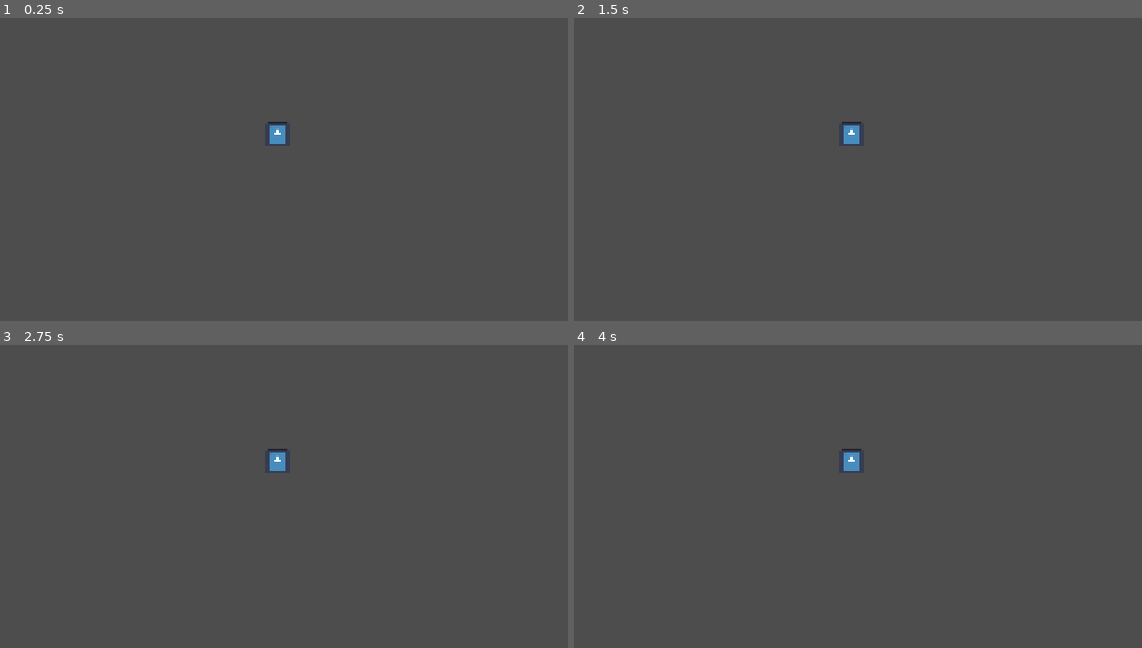
Above: before the commit, frames 1-4 (two rows, left to right).
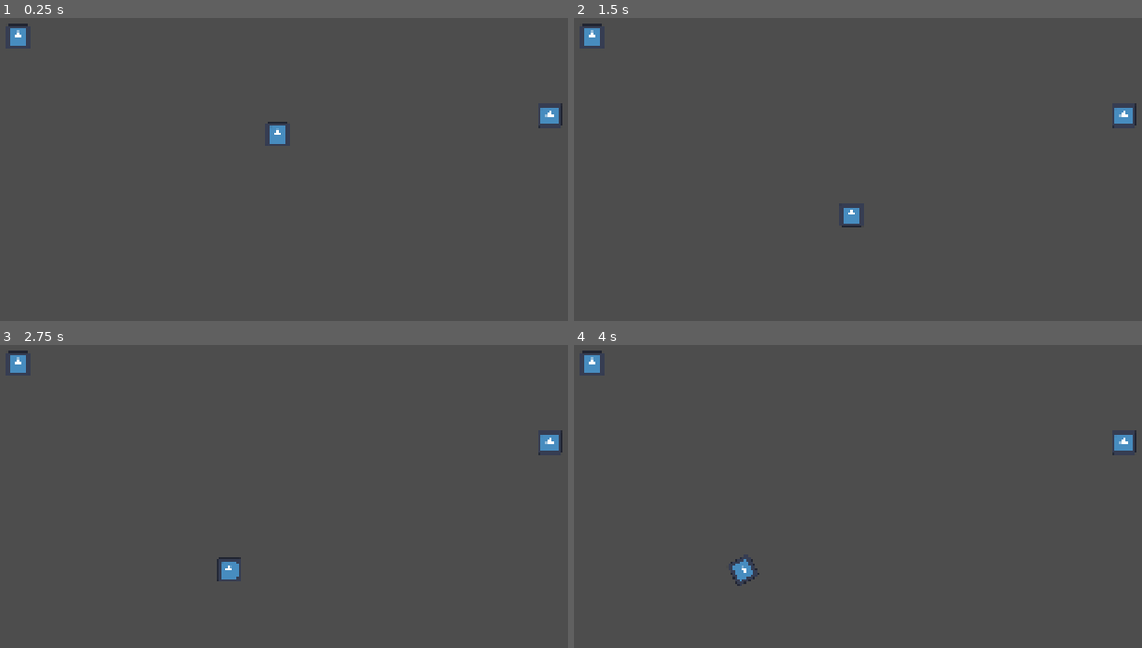
Above: after the commit, the same moments.

Repository: Lord-Technobabble/AlwaysABiggerShip
Game: Godot game, scene res://DEBUG/debug_game_scene.tscn
Same seed, same stepped clock (60 frames per second), same inputs: the game is played once before the commit and once after it. The engine's default icon, where the game draws it, is replaced by a stand-in: a white triangle on a blue panel in a dark square.
Inputs:
- Up to frame 1 (0.25 s): no input
- Up to frame 2 (1.5 s): tap Enter at 0.5 s; hold S (go_aft) 0.53-1.28 s; tap W (go_fore) at 1.35 s
- Up to frame 3 (2.75 s): hold Q (go_port) from 2.03 s (still down)
- Up to frame 4 (4 s): release Q (go_port) at 2.78 s; tap E (go_starboard) at 2.85 s; hold A (rotate_to_port) from 3.53 s (still down)

The runs differ from the first frame. In frame 1, 0.4% of the frame differs, in the area x 1-100%, y 1-37%; in frame 2, 0.8%; in frame 3, 0.8%, in the area x 1-100%, y 1-78%; in frame 4, 0.8%.
Error before the commit: Invalid call to function 'attach_to_ship' in base 'Area2D (Component)'. Expected 2 argument(s). (res://Scenes/ship.gd:73)

Commit message:
tried to add component attaching

Diff:
--- a/DEBUG/debug_game_scene.tscn
+++ b/DEBUG/debug_game_scene.tscn
@@ -1,8 +1,15 @@
 [gd_scene format=3 uid="uid://8wgyr08vb05m"]
 
 [ext_resource type="PackedScene" uid="uid://cms0v20uvvbdg" path="res://DEBUG/debug_ship.tscn" id="1_eybcx"]
+[ext_resource type="PackedScene" uid="uid://duxliy6m82d2t" path="res://Scenes/Components/component.tscn" id="2_cxlck"]
 
 [node name="DebugGameScene" type="Node2D" unique_id=1838896505]
 
 [node name="DebugShip" parent="." unique_id=990183846 instance=ExtResource("1_eybcx")]
 position = Vector2(969, 597)
+
+[node name="GenericComponent" parent="." unique_id=403831328 instance=ExtResource("2_cxlck")]
+position = Vector2(296, 344)
+
+[node name="GenericComponent2" parent="." unique_id=1892740690 instance=ExtResource("2_cxlck")]
+position = Vector2(1674, 548)
--- a/Helpers/bi_map.gd
+++ b/Helpers/bi_map.gd
@@ -23,3 +23,9 @@
 func erase_b(b: Variant):
 	var a = _b_to_a[b]
 	erase_a(a)
+
+func has_a(a: Variant):
+	return _a_to_b.has(a)
+
+func has_b(b: Variant):
+	return _b_to_a.has(b)
--- a/Scenes/Components/component.gd
+++ b/Scenes/Components/component.gd
@@ -1,31 +1,50 @@
 class_name Component
 extends Area2D
+
+signal connection_requested(static_connector: Connector,
+							non_static_connector: Connector)
 
 @export var component_stats: ComponentStats
 
 var owner_ship: Ship = null
 var ship_coord = Vector2i(0, 0)
+var connectors: Array[Connector] = []
 
 # Called when the node enters the scene tree for the first time.
 func _ready() -> void:
-	pass # Replace with function body.
+	for connector in $Connectors.get_children():
+		connectors.append(connector)
 
+	for connector in connectors:
+		connector.connection_requested.connect(connector_connection_requested) #Try to say that twice :)
 
 # Called every frame. 'delta' is the elapsed time since the previous frame.
 func _process(_delta: float) -> void:
 	pass
 
-func attach_to_ship(ship: Ship, coords: Vector2i):
+func attach_to_ship(ship: Ship):
 	if owner_ship != null:
 		push_error("Component is already attached to ship")
 		return
 	owner_ship = ship
-	ship_coord = coords
-	component_stats.attach_to_ship(owner_ship)
+
+	if component_stats == null:
+		push_error("Trying to attach a component without stats")
+
+	else:
+		component_stats.attach_to_ship(owner_ship)
 
 func detach_from_ship():
 	if owner_ship == null:
 		push_warning("Component is not attached to ship, so cannot remove")
 		return
-	component_stats.detach_from_ship(owner_ship)
+
+	if component_stats == null:
+		push_error("Trying to attach a component without stats")
+
+	else:
+		component_stats.detach_from_ship(owner_ship)
 	owner_ship = null
+
+func connector_connection_requested(sc: Connector, nsc: Connector):
+	connection_requested.emit(sc, nsc)
--- a/Scenes/Components/component.tscn
+++ b/Scenes/Components/component.tscn
@@ -17,18 +17,26 @@
 [node name="ComponentCollisionShape" type="CollisionShape2D" parent="." unique_id=1078888413]
 shape = SubResource("RectangleShape2D_g4v7s")
 
-[node name="Connector" type="Node2D" parent="." unique_id=982104182]
+[node name="Connectors" type="Node2D" parent="." unique_id=982104182]
 
-[node name="RightConnector" parent="Connector" unique_id=165240547 instance=ExtResource("3_p8ofj")]
+[node name="RightConnector" parent="Connectors" unique_id=165240547 node_paths=PackedStringArray("parent") instance=ExtResource("3_p8ofj")]
 position = Vector2(32, 1.9073486e-06)
+connection_coords = Vector2i(1, 0)
+parent = NodePath("../..")
 
-[node name="LeftConnector" parent="Connector" unique_id=1192369320 instance=ExtResource("3_p8ofj")]
+[node name="LeftConnector" parent="Connectors" unique_id=1192369320 node_paths=PackedStringArray("parent") instance=ExtResource("3_p8ofj")]
 position = Vector2(-31.999998, 0)
+connection_coords = Vector2i(-1, 0)
+parent = NodePath("../..")
 
-[node name="TopConnector" parent="Connector" unique_id=995239339 instance=ExtResource("3_p8ofj")]
+[node name="TopConnector" parent="Connectors" unique_id=995239339 node_paths=PackedStringArray("parent") instance=ExtResource("3_p8ofj")]
 position = Vector2(0, -32)
 rotation = 1.5707964
+connection_coords = Vector2i(0, -1)
+parent = NodePath("../..")
 
-[node name="BottomConnector" parent="Connector" unique_id=348781827 instance=ExtResource("3_p8ofj")]
+[node name="BottomConnector" parent="Connectors" unique_id=348781827 node_paths=PackedStringArray("parent") instance=ExtResource("3_p8ofj")]
 position = Vector2(0, 32)
 rotation = 1.5707964
+connection_coords = Vector2i(0, 1)
+parent = NodePath("../..")
--- a/Scenes/connector.gd
+++ b/Scenes/connector.gd
@@ -1,19 +1,21 @@
 class_name Connector
 extends Area2D
 
-signal connection_requested(to, from)
+#Signal emited when
+signal connection_requested(static_connector: Connector, non_static_connector: Connector)
 
 #TODO handle disabling the hitbox when inactive/unconnected
+
+#For disabling specific connectors
 @export var is_active: bool = true
 
-var is_occupied: bool:
-	get:
-		return connected_to != null
+#Only a static and a non static connector can connect
+@export var is_static: bool = false
 
-var connected_to: Node2D = null
+@export var connection_coords: Vector2i = Vector2i(0, 0)
+@export var parent: Node2D
 
-#Used to determine which connector will want to move to which
-var will_parent: bool = false
+var is_occupied: bool = false
 
 # Called when the node enters the scene tree for the first time.
 func _ready() -> void:
@@ -21,11 +23,11 @@
 
 
 # Called every frame. 'delta' is the elapsed time since the previous frame.
-func _process(delta: float) -> void:
+func _process(_delta: float) -> void:
 	pass
 
 func can_connect() -> bool:
-	return is_active and !is_connected
+	return is_active and is_static and !is_occupied
 
 func _on_area_entered(area: Area2D) -> void:
 		#Cannot connect to the connector, we don't care about it
@@ -35,6 +37,12 @@
 	if area is not Connector:
 		return
 
-	var connector: Connector = area
+	var other_connector: Connector = area
 
-	connection_requested.emit(self, connector)
+	if other_connector.is_static:
+		return
+
+	if other_connector.parent == null:
+		push_error("There is a connector to nothing just floating")
+
+	connection_requested.emit(self, other_connector)
--- a/Scenes/ship.gd
+++ b/Scenes/ship.gd
@@ -9,6 +9,10 @@
 #Movement Cutoffs
 const ROT_CUTOFF = 0.1
 const SPEED_CUTOFF = 1
+
+#Bimap for easy two way component lookup
+#Cause Godot doesn't let me set my own variant type its {Vector2I : Component}
+var components_map = BiMap.new()
 
 #Component stats
 var weight: int = 0
@@ -61,14 +65,35 @@
 
 	position += speed * delta
 
-func attach_core(core):
-	if core is Component:
-		attach_component(core)
-		add_child(core)
-		core.dist_to_core = 0
+func attach_core(core: Component):
+	add_child(core)
+	attach_component(core, Vector2i(0, 0))
 
 # Updates all ship values to be in line with the attached component
-func attach_component(component):
-	if component is Component:
-		component.attach_to_ship(self)
-	return
+func attach_component(component: Component, coords: Vector2i, new_rotation: float = 0):
+	component.attach_to_ship(self)
+	component.reparent(self, true)
+
+	var new_pos = coords * Constants.COMPONENT_GRID_SIZE
+	component.position = new_pos
+
+
+	component.rotation = new_rotation
+
+	if components_map.has_a(coords):
+		push_error("Trying to attach a component to a location, that already has one")
+	components_map.assign(coords, component)
+
+	component.connection_requested.connect(component_connection_requested)
+
+func update_connectors_around(coords: Vector2i):
+	var should_be_active = components_map.has_a(coords)
+	pass
+
+func component_connection_requested(sc: Connector, nsc: Connector):
+	var placement_coords = components_map.get_a(sc.parent) + sc.connection_coords
+
+	#TODO handle snapping to the corresponding connector rotation
+	var new_rotation = 0
+
+	attach_component(nsc.parent, placement_coords, new_rotation)
--- /dev/null
+++ b/constants.gd
@@ -0,0 +1,3 @@
+extends Node
+
+const COMPONENT_GRID_SIZE = 64
--- a/project.godot
+++ b/project.godot
@@ -18,6 +18,7 @@
 [autoload]
 
 ComponentCreator="*uid://d2dvycjp015ce"
+Constants="*uid://tlpmm22m1hm4"
 
 [display]
 
Not shown, added: constants.gd.uid
